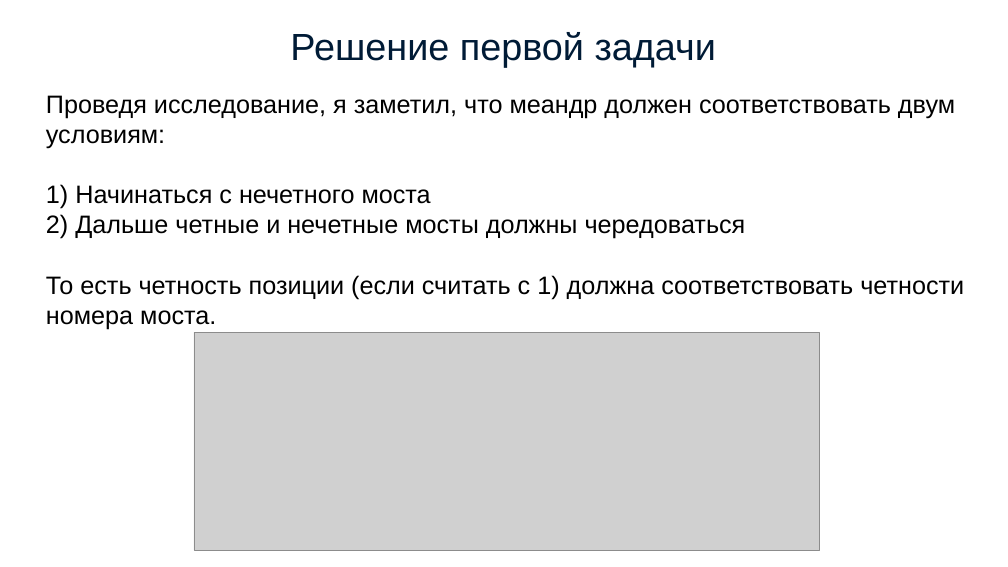
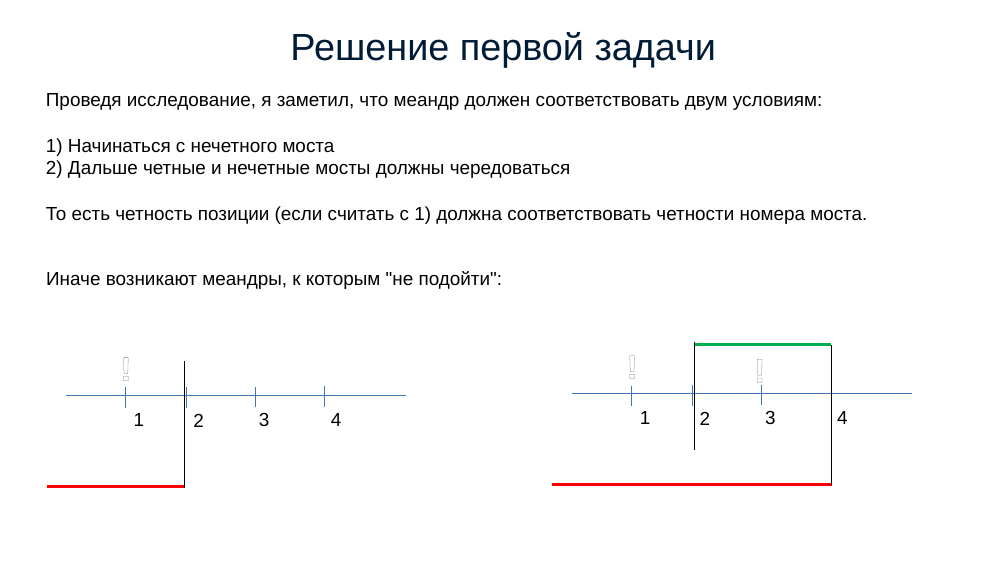
Before and after one commit to simonvar/Meanders, a slide deck: slide 4 of documents/presentation.pptx. Drawn at 1008x567 pixels with LibreOffice and Linux fonts; fonts in the diff are those of the drawing; grey boxes stand for pictures. Boxes give left, top, right and bottom in pixels: in the first picture for what was removed or moved away, otherwise in the second. Text is boxed around its words. In the diff, an @@ line names an element or a change of style, - is before the commit and + after.

```diff
--- a/documents/presentation.pptx
+++ b/documents/presentation.pptx
@@ text "Проведя исследование, я заметил, что ..." at <box>46,93,867,224</box>: size 24 to 18 pt @@
@@ text added at <box>46,271,503,289</box>, 18 pt, text #000000 @@
+Иначе возникают меандры, к которым "не подойти":
@@ text added at <box>113,343,144,391</box>, 32 pt, text #FFFFFF, bold @@
+!
@@ picture removed at <box>194,332,820,550</box> @@
@@ text added at <box>619,342,651,389</box>, 32 pt, text #FFFFFF, bold @@
+!
@@ line added from (694, 344) to (832, 344), #00B050 3 pt @@
@@ line added from (694, 343) to (694, 450), #000000 0.75 pt @@
@@ text added at <box>747,345,779,392</box>, 32 pt, text #FFFFFF, bold @@
+!
@@ line added from (831, 345) to (831, 485), #000000 0.75 pt @@
@@ line added from (126, 388) to (126, 408), #4377B0 0.75 pt @@
@@ line added from (185, 361) to (185, 488), #000000 0.75 pt @@
@@ line added from (186, 387) to (186, 408), #4377B0 0.75 pt @@
@@ line added from (256, 386) to (256, 408), #4377B0 0.75 pt @@
@@ line added from (324, 386) to (324, 407), #4377B0 0.75 pt @@
@@ line added from (631, 386) to (631, 406), #4377B0 0.75 pt @@
@@ line added from (693, 385) to (693, 406), #4377B0 0.75 pt @@
@@ line added from (762, 385) to (762, 405), #4377B0 0.75 pt @@
@@ line added from (831, 384) to (831, 405), #4377B0 0.75 pt @@
@@ line added from (66, 395) to (406, 395), #4377B0 0.75 pt @@
@@ text added at <box>134,413,145,426</box>, 18 pt, text #000000 @@
+1
@@ text added at <box>193,413,204,427</box>, 18 pt, text #000000 @@
+2
@@ text added at <box>259,413,270,426</box>, 18 pt, text #000000 @@
+3
@@ text added at <box>331,413,342,426</box>, 18 pt, text #000000 @@
+4
@@ line added from (572, 394) to (913, 394), #4377B0 0.75 pt @@
@@ text added at <box>640,411,651,424</box>, 18 pt, text #000000 @@
+1
@@ text added at <box>700,412,711,425</box>, 18 pt, text #000000 @@
+2
@@ text added at <box>765,411,776,424</box>, 18 pt, text #000000 @@
+3
@@ text added at <box>837,411,848,424</box>, 18 pt, text #000000 @@
+4
@@ line added from (47, 486) to (185, 486), #FF0000 3 pt @@
@@ line added from (552, 485) to (832, 485), #FF0000 3 pt @@
```
Also in this commit, not shown: 3 other slides changed, 1 slide added, 22 other files.
